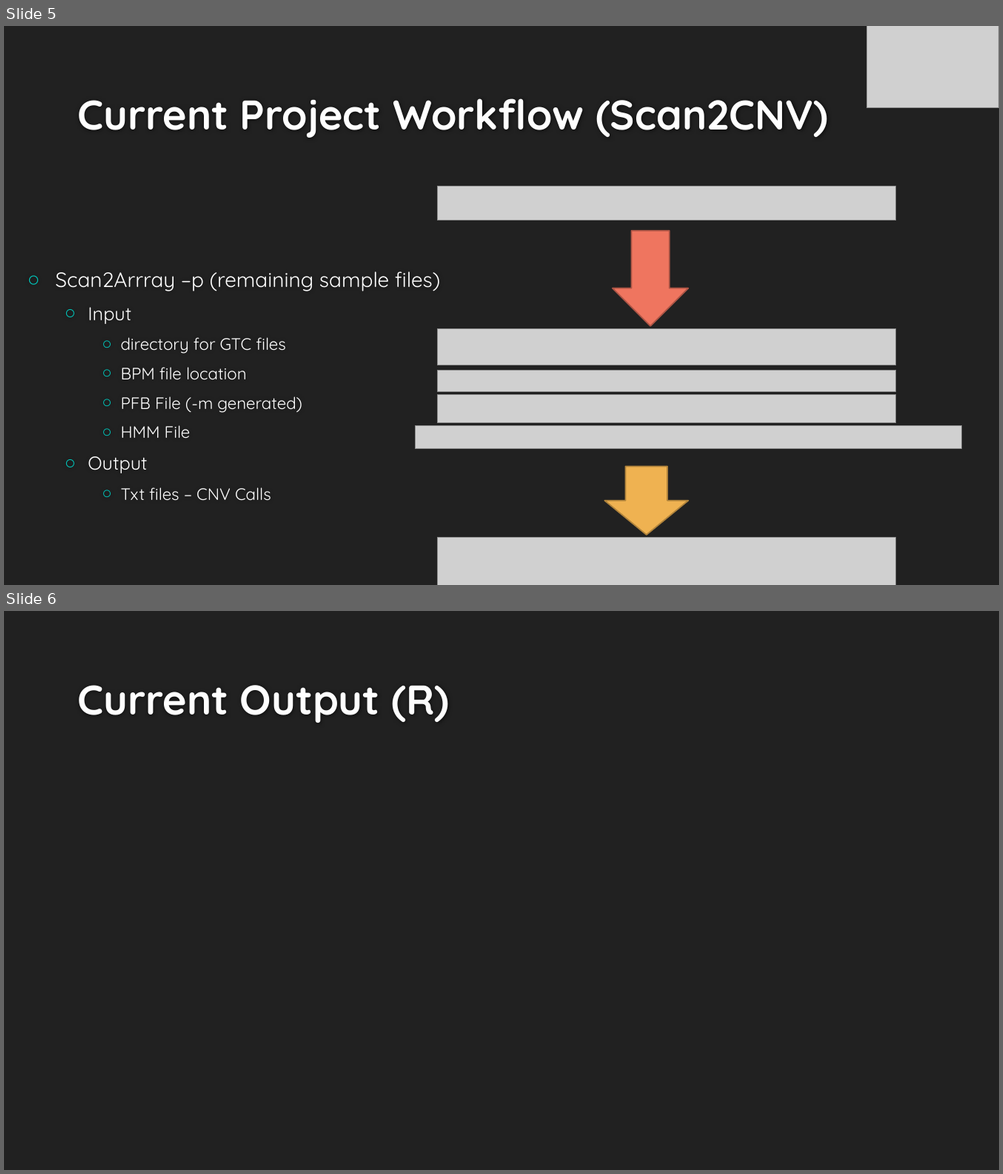
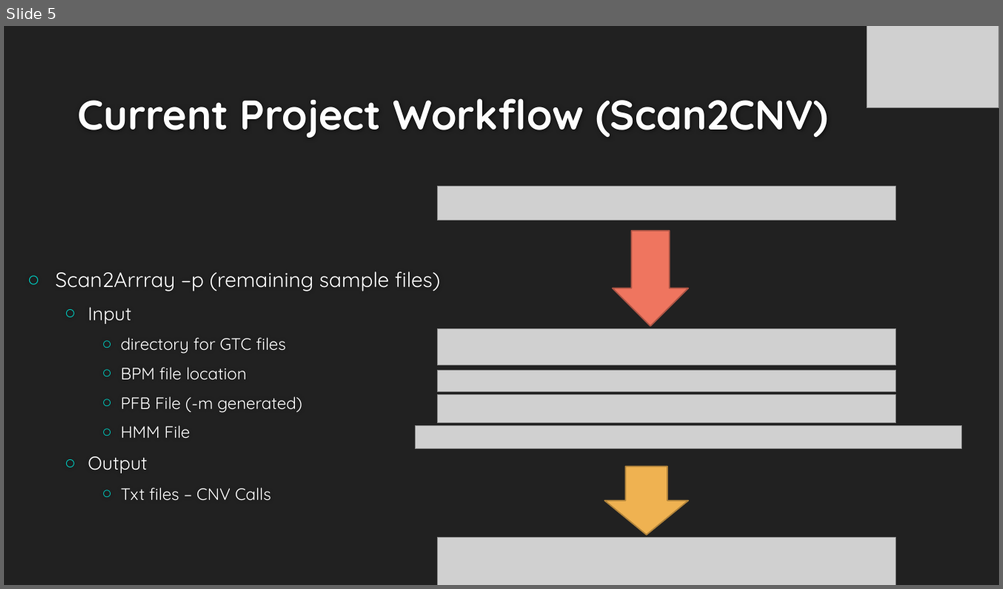
Before and after one commit to NCBI-Hackathons/Scan2CNV, a slide deck: files/Final_Present.pptx. Shown one above the other, each under a label of ours: slides 5 and 6 before the commit, slide 5 after it. The pictures are 1003x1174 and 1003x589 pixels, drawn with LibreOffice and Linux fonts; fonts in the diff are those of the drawing; grey boxes stand for pictures; background and template pictures are left out. Boxes give left, top, right and bottom in pixels: in the first picture for what was removed or moved away, otherwise in the second. Text is boxed around its words. In the diff, an @@ line names an element or a change of style, - is before the commit and + after.

```diff
--- a/files/Final_Present.pptx
+++ b/files/Final_Present.pptx
@@ slide 6 removed at box(4, 611, 999, 1170), background #212121 @@
@@ title removed at box(77, 685, 449, 723) @@
-Current Output (R)
```
Also in this commit, not shown: 1 slide changed, 1 slide added.
